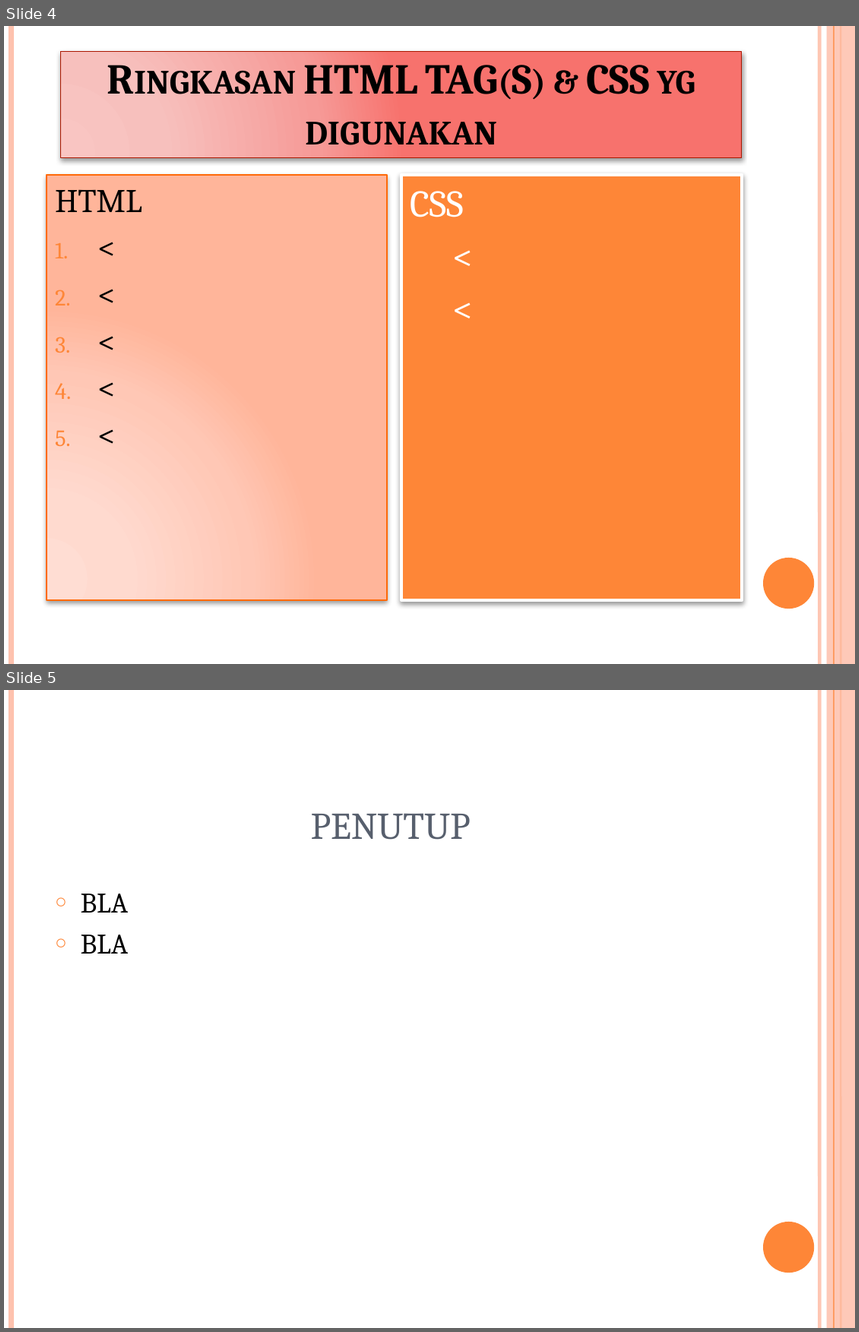
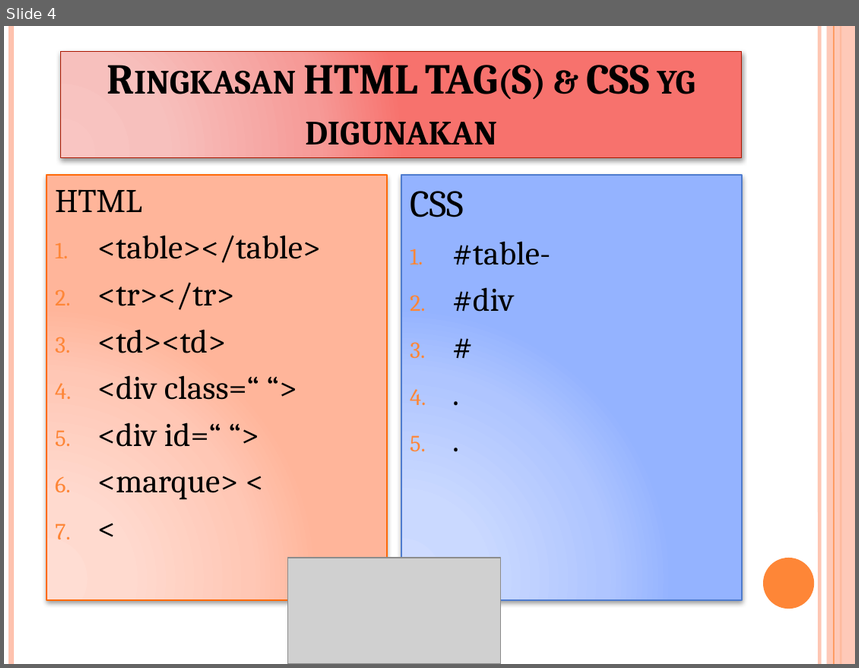
Before and after one commit to IOInspire/SGCodingMum, a slide deck: Lylyez/Armada Soundsystem.pptx. Shown one above the other, each under a label of ours: slides 4 and 5 before the commit, slide 4 after it. The pictures are 859x1332 and 859x668 pixels, drawn with LibreOffice and Linux fonts; fonts in the diff are those of the drawing; grey boxes stand for pictures. Boxes give left, top, right and bottom in pixels: in the first picture for what was removed or moved away, otherwise in the second. Text is boxed around its words. In the diff, an @@ line names an element or a change of style, - is before the commit and + after.

```diff
--- a/Lylyez/Armada Soundsystem.pptx
+++ b/Lylyez/Armada Soundsystem.pptx
@@ slide 5 removed at [4,690,855,1328], background #FFFFFF; not listed: 6 template elements that a slide beside it also shows @@
@@ title removed at [311,813,471,840] @@
-penutup
@@ text removed at [81,894,129,954] @@
-○ BLA
-○ BLA
@@ slide 4 changed as well @@
@@ text at [47,175,387,601]: paragraphs removed @@
-2. <
-3. <
-4. <
-5. <
@@ text "CSS" at [401,175,742,601]: fill #FE8637 to gradient #CFDCFF to #CBD9FF to #AFC6FF to #95B4FF; outline #FFFFFF 2.75 pt to #4F7CCF 1 pt @@
@@ text at [410,191,464,218]: text colour #FFFFFF to #000000 in "CSS" @@
@@ text at [97,235,321,500]: paragraphs added @@
+1. <table></table>
+2. <tr></tr>
+3. <td><td>
+4. <div class=“ “>
+5. <div id=“ “>
+6. <marque> <
@@ text at [452,241,550,312]: text changed; size 32 to 28 pt; text colour #FFFFFF to #000000 @@
-1. <
-2. <
+1. #table-
+2. #div
+3. #
+4. .
+5. .
@@ picture added at [287,558,500,664] @@
```
Also in this commit, not shown: 2 other slides changed, 2 slides added, 1 other slide removed, 24 other files.
